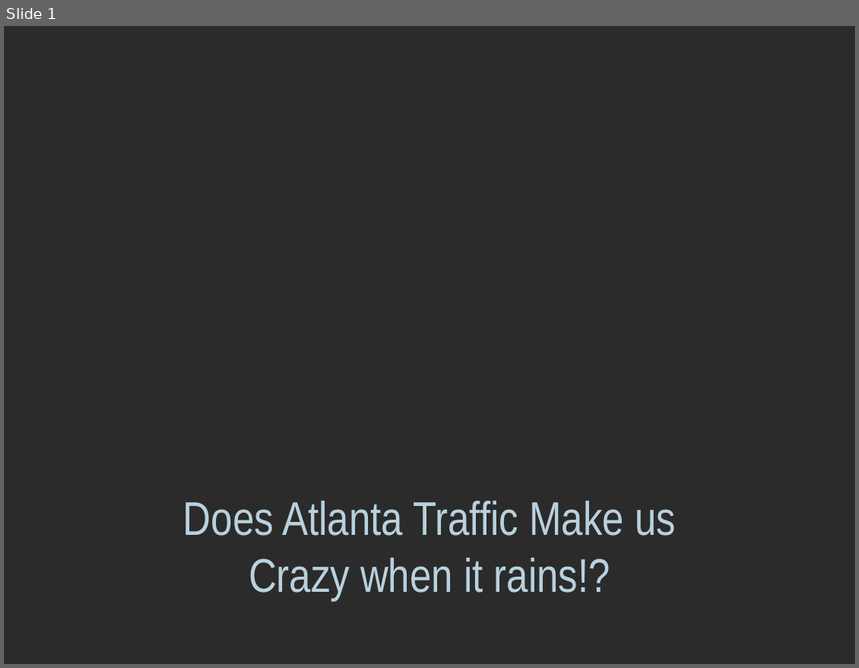
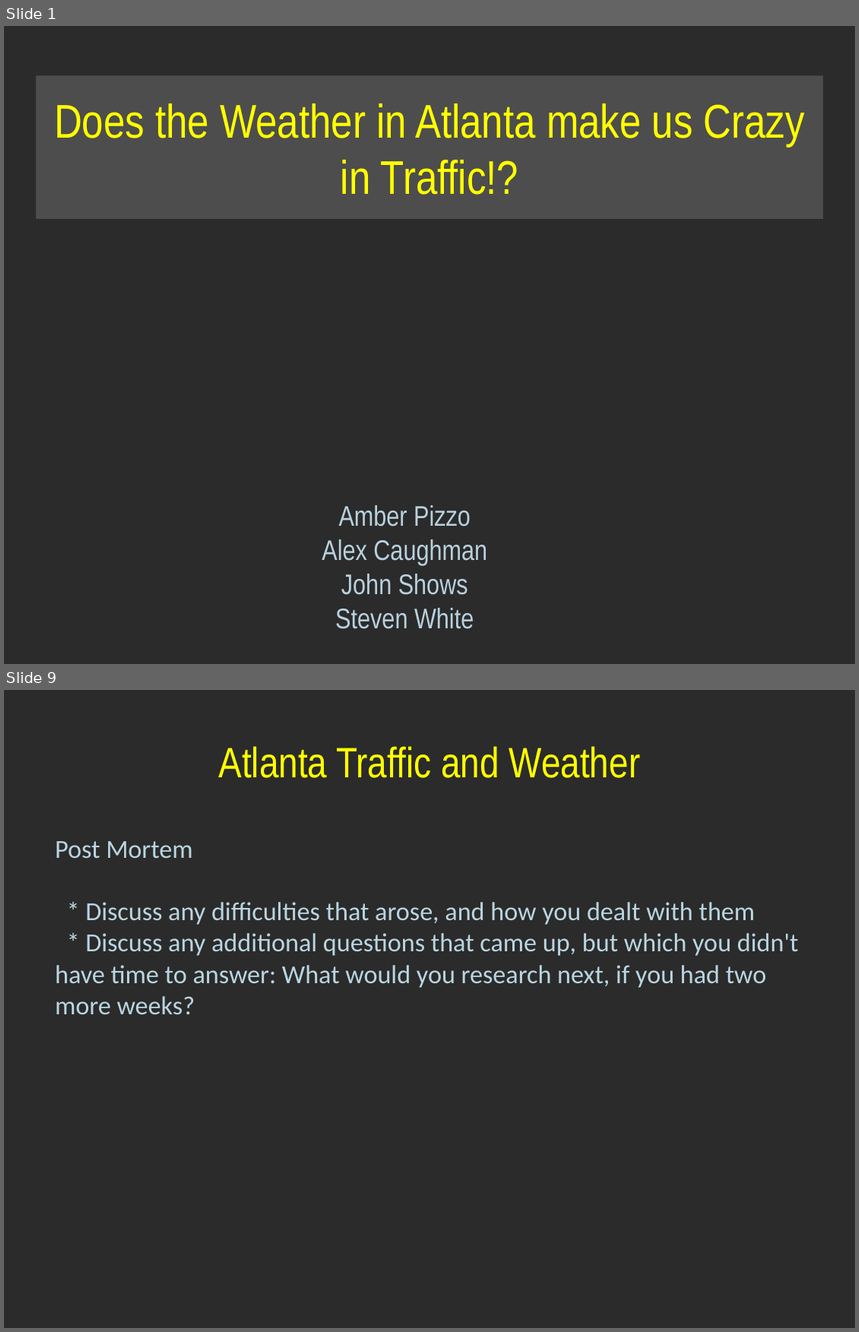
Before and after one commit to alexcaughman/iteration_station, a slide deck: Atlanta Traffic PPT.pptx. Shown one above the other, each under a label of ours: slide 1 before the commit, slides 1 and 9 after it; the slides between them are not shown. The pictures are 859x668 and 859x1332 pixels, drawn with LibreOffice and Linux fonts; fonts in the diff are those of the drawing; background and template pictures are left out; a plain dark background stands for a picture behind light text. Boxes give left, top, right and bottom in pixels: in the first picture for what was removed or moved away, otherwise in the second. Text is boxed around its words. In the diff, an @@ line names an element or a change of style, - is before the commit and + after.

```diff
--- a/Atlanta Traffic PPT.pptx
+++ b/Atlanta Traffic PPT.pptx
@@ slide 9 added at [4,690,855,1328], background picture (left out) @@
@@ title added at [218,746,641,778], 36 pt, text #FFFF00 @@
+Atlanta Traffic and Weather
@@ text added at [55,841,799,1015], 22 pt, text #B9D5E1 @@
+Post Mortem
+* Discuss any difficulties that arose, and how you dealt with them
+* Discuss any additional questions that came up, but which you didn't have time to answer: What would you research next, if you had two more weeks?
@@ slide 1 changed as well @@
@@ title "Does the Weather in Atlanta ...": place and size @@
-title "Does the Weather in Atlanta ..." at [183,501,676,601]
+title "Does the Weather in Atlanta ..." at [37,75,824,218]
@@ title "Does the Weather in Atlanta ..." at [37,75,824,218]: fill none to #7A7A7A at 44% opacity @@
@@ title at [54,104,805,195]: text changed; text colour #B9D1DF to #FFFF00 @@
-Does Atlanta Traffic Make us Crazy when it rains!?
+Does the Weather in Atlanta make us Crazy in Traffic!?
@@ text added at [322,506,487,629], 24 pt, text #B9D1DF @@
+Amber Pizzo
+Alex Caughman
+John Shows
+Steven White
```
Also in this commit, not shown: 8 other slides added, 1 slide removed, 1 other file.
